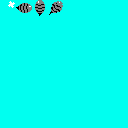
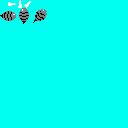
Comparing the layer stacks of the two 128x128 images. Changes:
painted on "Background" over (x1=0, y1=0, x2=63, y2=24)
